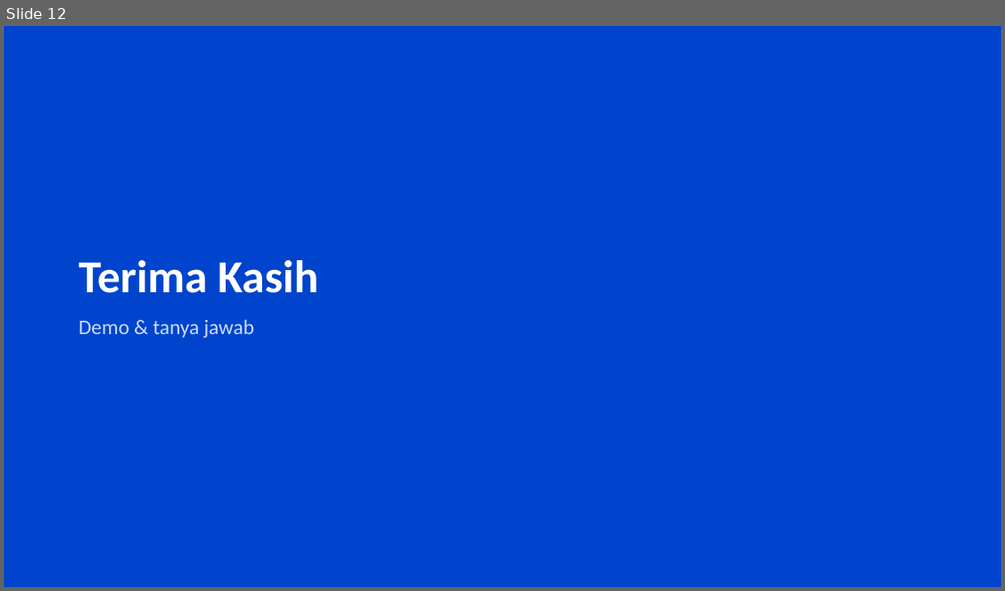
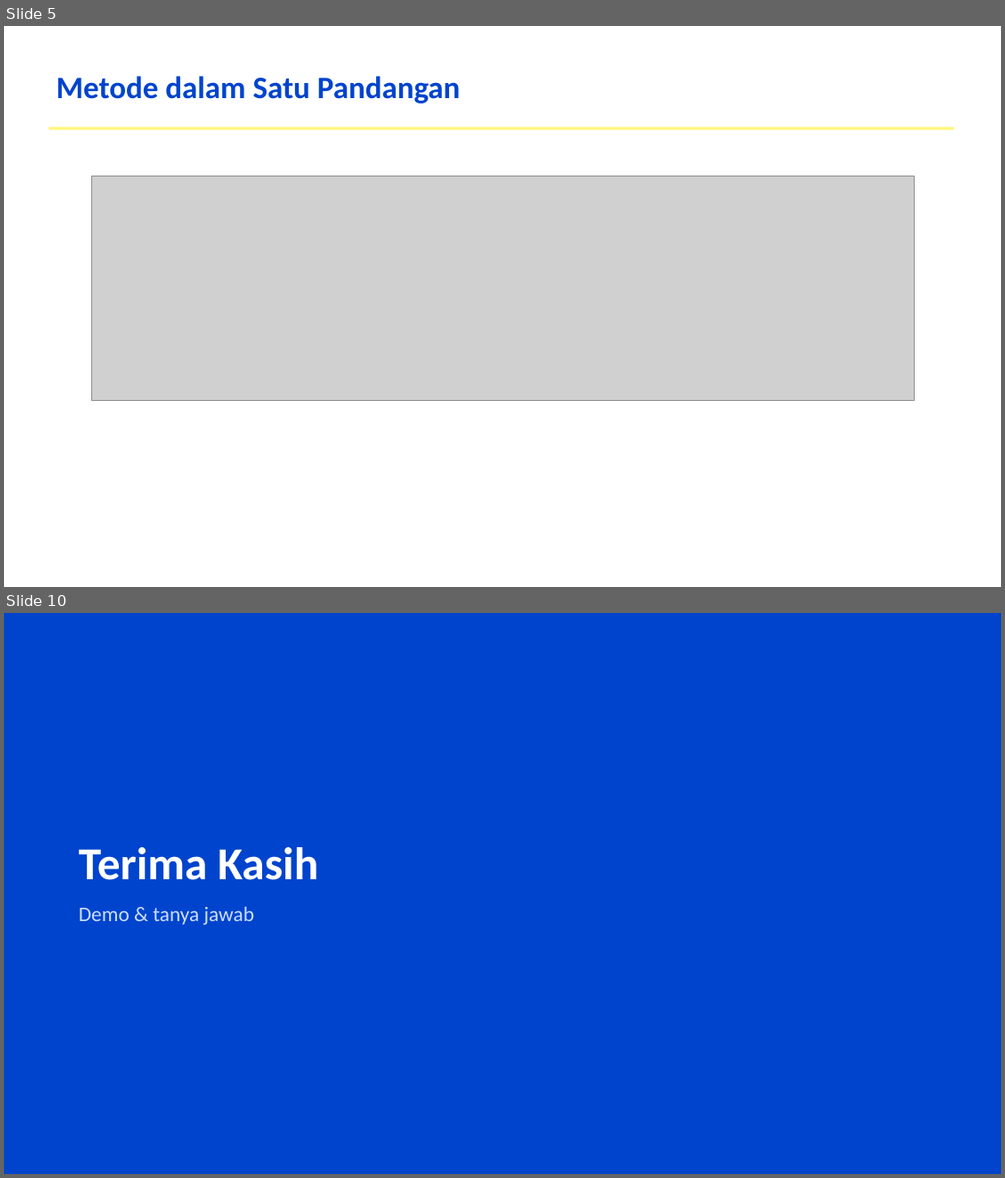
Before and after one commit to dhenta312/hackathon-appraisal, a slide deck: Presentasi-Penilaian-Kinerja.pptx. Shown one above the other, each under a label of ours: slide 12 before the commit, slides 5 and 10 after it; the slides between them are not shown. The pictures are 1005x591 and 1005x1178 pixels, drawn with LibreOffice and Linux fonts; fonts in the diff are those of the drawing; grey boxes stand for pictures. Boxes give left, top, right and bottom in pixels: in the first picture for what was removed or moved away, otherwise in the second. Text is boxed around its words. In the diff, an @@ line names an element or a change of style, - is before the commit and + after.

```diff
--- a/Presentasi-Penilaian-Kinerja.pptx
+++ b/Presentasi-Penilaian-Kinerja.pptx
@@ slide 5 added at box(4, 26, 1001, 587), background #FFFFFF @@
@@ text added at box(57, 76, 461, 103), 30 pt, text #0044CD, bold @@
+Metode dalam Satu Pandangan
@@ rectangle added at box(48, 127, 954, 130), fill #FFF67A @@
@@ picture added at box(91, 176, 914, 400) @@
@@ what was slide 12 is now slide 10 @@
```
Also in this commit, not shown: 2 slides changed, 6 other slides added, 9 slides removed, 2 other files.
